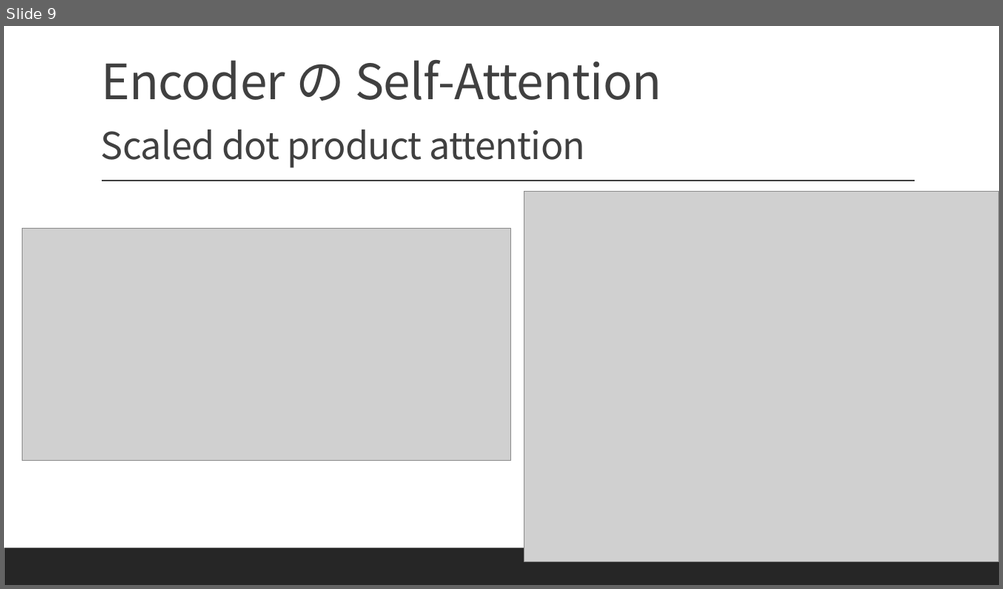
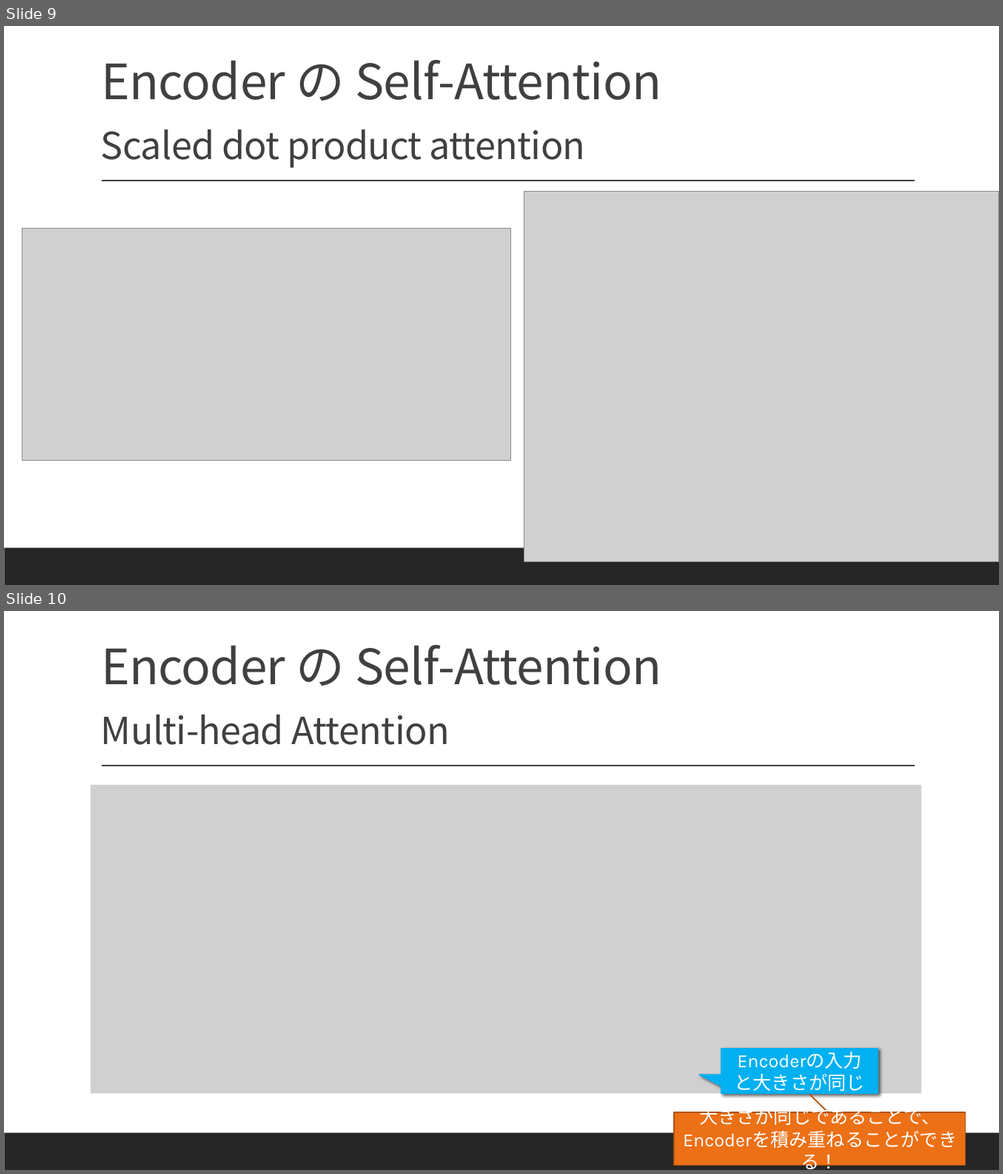
Before and after one commit to Sion1225/Study-Deeplearning-NLP, a slide deck: Presentation/ppt8 Transformer.pptx. Shown one above the other, each under a label of ours: slide 9 before the commit, slides 9 and 10 after it. The pictures are 1003x589 and 1003x1174 pixels, drawn with LibreOffice and Linux fonts; fonts in the diff are those of the drawing; grey boxes stand for pictures. Boxes give left, top, right and bottom in pixels: in the first picture for what was removed or moved away, otherwise in the second. Text is boxed around its words. In the diff, an @@ line names an element or a change of style, - is before the commit and + after.

```diff
--- a/Presentation/ppt8 Transformer.pptx
+++ b/Presentation/ppt8 Transformer.pptx
@@ slide 10 added at <box>4,611,999,1170</box>, background #FFFFFF; not listed: 2 template elements that a slide beside it also shows @@
@@ title added at <box>101,645,661,686</box>, 47 pt, text #404040 @@
+Encoder の Self-Attention
@@ text added at <box>101,715,449,745</box>, 36 pt, text #404040 @@
+Multi-head Attention
@@ picture added at <box>91,785,921,1093</box> @@
@@ speech box added at <box>721,1049,878,1093</box>, fill #00B0F0, outline #00B0F0 1 pt, 18 pt, text #FFFFFF @@
+Encoderの入力と大きさが同じ
@@ border callout added at <box>674,1113,965,1166</box>, fill #EC7016, outline #AF5310 1.25 pt, 18 pt, text #FFFFFF @@
+大きさが同じであることで、Encoderを積み重ねることができる！
```
Also in this commit, not shown: 1 other slide added.
